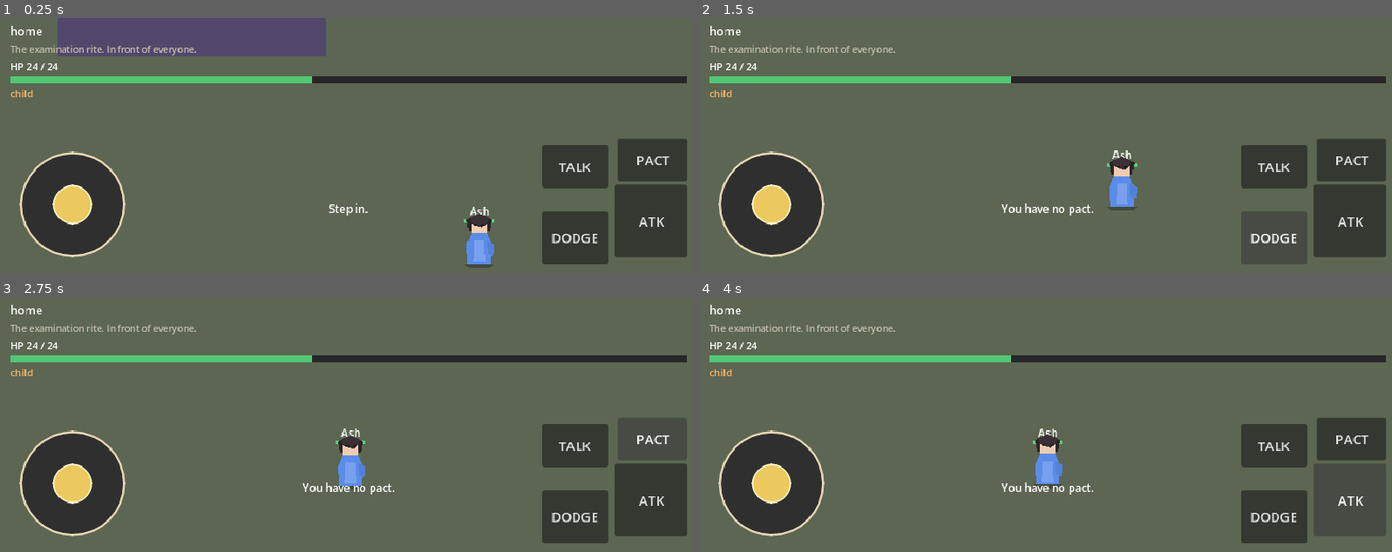
Above: before the commit, frames 1-4 (two rows, left to right).
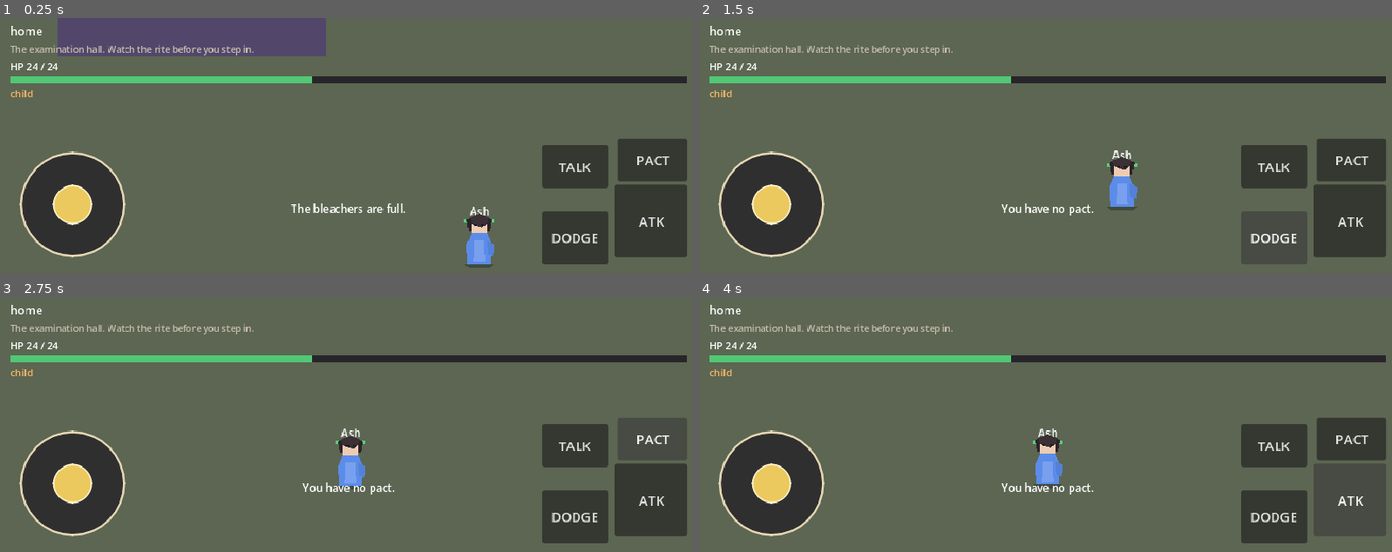
Above: after the commit, the same moments.

Repository: sk7hg824nn-ux/bloodbound-summoner
Game: Godot game, scene res://scenes/world/Academy.tscn
Two runs of this game, one before a commit and one after it. Both use one fixed random seed, a clock stepped at 60 frames per second and the inputs below. This scene is started directly instead of the project's main scene.
Inputs:
- Up to frame 1 (0.25 s): no input
- Up to frame 2 (1.5 s): click "ATK" at 0.5 s; click "DODGE" at 1.25 s
- Up to frame 3 (2.75 s): click "PACT" at 2 s
- Up to frame 4 (4 s): click "TALK" at 2.75 s; click "ATK" at 3.5 s

The runs differ from the first frame. In frame 1, 0.6% of the frame differs, in the area x 12-59%, y 10-78%; in frame 2, 0.3%; in frame 3, 0.3%; in frame 4, 0.3%.

Commit message:
Wire exam cutscene to the chamber hotspot. Combat stays off.

Diff:
--- a/scripts/world/academy_hub.gd
+++ b/scripts/world/academy_hub.gd
@@ -14,6 +14,7 @@
 var _waiting_walk := false
 var _walk_from := Vector2.ZERO
 var _strike_t := 0.0
+var _cut: CutsceneDirector
 
 func _ready() -> void:
 	GameState.era = "academy"
@@ -26,6 +27,10 @@
 	camera.set_mode(Camera2DDirector.Mode.EXPLORE)
 	_fence_yard()
 	_spots()
+	_cut = CutsceneDirector.new()
+	_cut.camera = camera
+	add_child(_cut)
+	_cut.finished.connect(_on_exam_done)
 	touch.joystick_moved.connect(player.set_joystick)
 	touch.interact_pressed.connect(_interact)
 	player.interact_pressed.connect(_interact)
@@ -36,7 +41,7 @@
 	EventBus.combat_ended.connect(_on_combat_ended)
 	if PactSystem.is_pacted("kitsune"):
 		_spawn_akari()
-	EventBus.toast.emit("The circle first. Everyone is watching.")
+	EventBus.toast.emit("The hall first. Bleachers. Watch someone else succeed.")
 	_objective()
 
 func _objective() -> void:
@@ -47,10 +52,10 @@
 	elif GameState.has_flag("exam_failed"):
 		Campaign.set_objective("A week of being the joke.")
 	else:
-		Campaign.set_objective("The examination rite. In front of everyone.")
+		Campaign.set_objective("The examination hall. Watch the rite before you step in.")
 
 func _spots() -> void:
-	_make_spot("circle", "Examination Circle", "Step in.", Vector2(480, 420))
+	_make_spot("circle", "Summoning Hall", "The bleachers are full.", Vector2(480, 420))
 	_make_spot("woods", "The Woods", "Leave their eyes.", Vector2(80, 430))
 	_make_spot("ring", "Beginner Ring", "Sand. Later.", Vector2(900, 470))
 
@@ -88,7 +93,7 @@
 			if GameState.has_flag("exam_failed"):
 				EventBus.toast.emit("They already wrote insufficient.")
 			else:
-				_say(FirstSummon.circle_open(GameState.player_name))
+				_cut.play(ExamCutscene.beats(GameState.player_name))
 		"woods":
 			if PactSystem.is_pacted("kitsune"):
 				_say({"speaker": "Akari", "lines": ["\"You already almost died. The sand is that way if you insist on repeating it.\""], "choices": []})
@@ -97,24 +102,24 @@
 			elif GameState.has_flag("exam_failed"):
 				EventBus.toast.emit("Not today. A week.")
 			else:
-				EventBus.toast.emit("Not yet. They are still watching the circle.")
+				EventBus.toast.emit("Not yet. The hall is still watching.")
 		"ring":
 			if not PactSystem.is_pacted("kitsune"):
 				EventBus.toast.emit("You have no pact.")
 			else:
 				_start_ring()
 
+func _on_exam_done() -> void:
+	GameState.set_flag("exam_failed")
+	camera.set_mode(Camera2DDirector.Mode.EXPLORE)
+	_say(FirstSummon.week_later())
+	_objective()
+
 func _say(pack: Dictionary) -> void:
 	EventBus.dialogue_requested.emit(pack["speaker"], pack["lines"], pack.get("choices", []))
 
 func _on_choice(choice_id: String) -> void:
 	match choice_id:
-		"ex_try":
-			GameState.set_flag("exam_failed")
-			_say(FirstSummon.circle_fail())
-			_objective()
-		"ex_leave":
-			_say(FirstSummon.week_later())
 		"wk_ok":
 			GameState.set_flag("week_later")
 			_objective()
Not shown, changed: docs/FIRST_SUMMON.md
